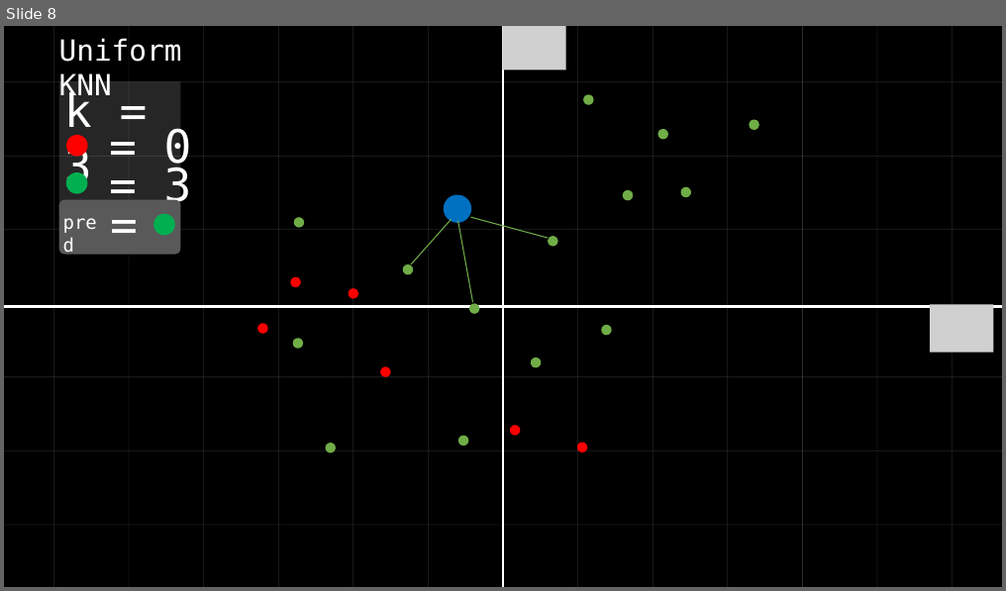
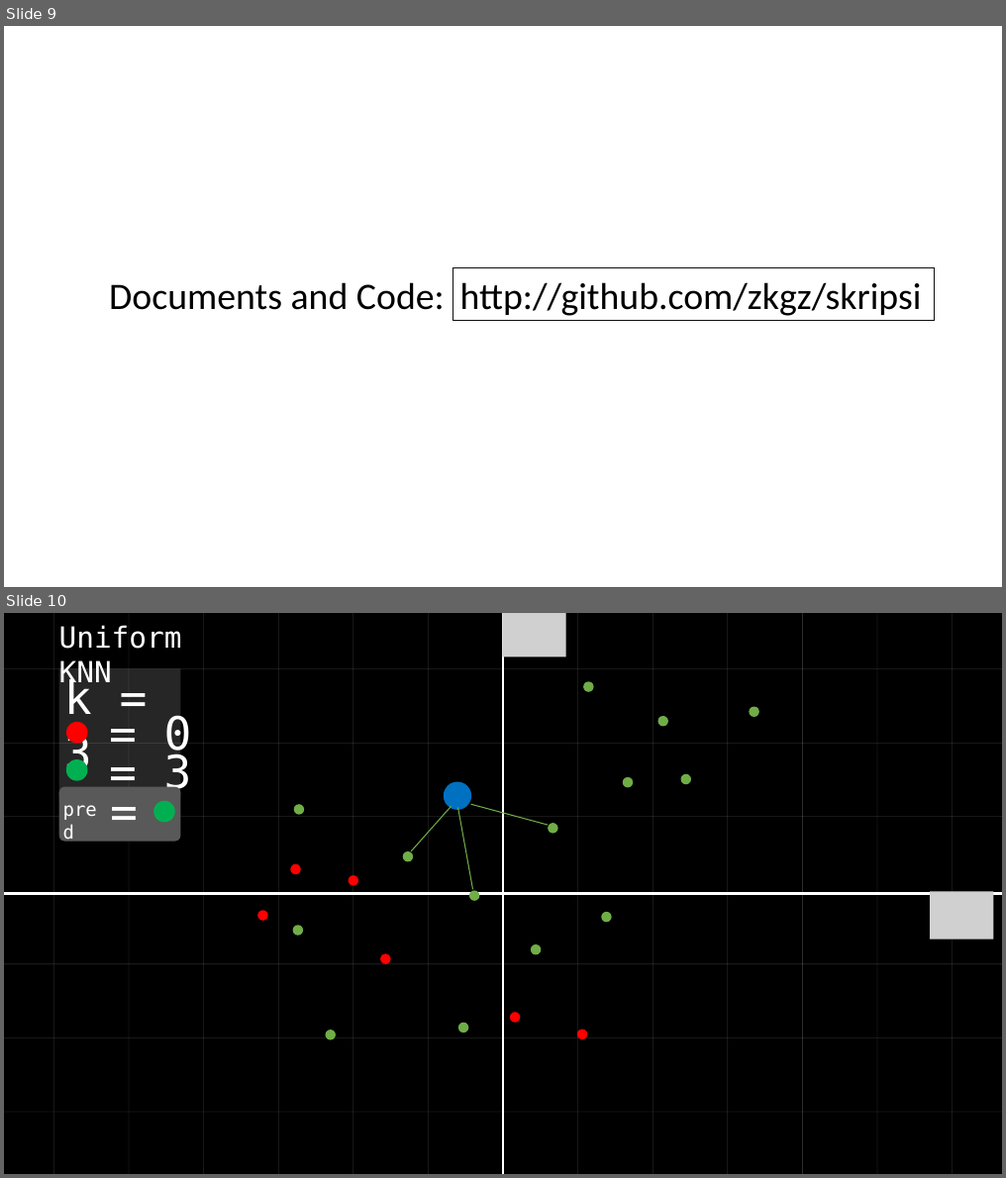
Before and after one commit to zkgz/skripsi, a slide deck: skripsi/Skripsi Pro/Presentation1.pptx. Shown one above the other, each under a label of ours: slide 8 before the commit, slides 9 and 10 after it. The pictures are 1006x591 and 1006x1178 pixels, drawn with LibreOffice and Linux fonts; fonts in the diff are those of the drawing; grey boxes stand for pictures. Boxes give left, top, right and bottom in pixels: in the first picture for what was removed or moved away, otherwise in the second. Text is boxed around its words. In the diff, an @@ line names an element or a change of style, - is before the commit and + after.

```diff
--- a/skripsi/Skripsi Pro/Presentation1.pptx
+++ b/skripsi/Skripsi Pro/Presentation1.pptx
@@ slide 9 added at (4, 26, 1002, 587), background #FFFFFF @@
@@ text added at (109, 282, 445, 310), 36 pt, text #000000 @@
+Documents and Code:
@@ rectangle added at (452, 268, 935, 321), outline #0D0D0D 1 pt @@
@@ text added at (460, 282, 922, 316), 36 pt, text #000000 @@
+http://github.com/zkgz/skripsi
@@ what was slide 8 is now slide 10 @@
```
Also in this commit, not shown: 1 other slide added.
